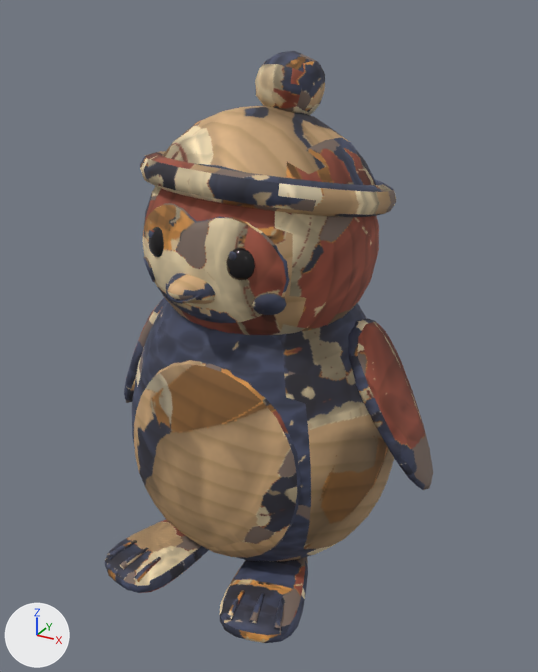
The FBX model models/export/penguin.fbx, before and after one commit.
Rendered twice from a camera (50 mm lens) standing at (2.25, -4.0, 3.57) and looking at (0.06, -0.03, 1.58). Every picture has the same lights, and +X, +Y and +Z are marked at lower left. The first picture is the older version.

Script lines for the objects in view, before the commit:
```python
me_penguin_body = bpy.data.meshes.new('Penguin_Body')
me_penguin_body.from_pydata(...)  # 2664 vertices, 2642 faces; spans x -1.22..1.22, y -1.1..1.03, z 0.0..3.34
me_penguin_body.materials.append(mat_penguin_body_baked)
me_penguin_eyes = bpy.data.meshes.new('Penguin_Eyes')
me_penguin_eyes.from_pydata(...)  # 196 vertices, 192 faces; spans x -0.408..0.329, y -0.732..-0.566, z 2.199..2.422
me_penguin_eyes.materials.append(mat_eyes)  # black #141012
ob_penguin_body = bpy.data.objects.new('Penguin_Body', me_penguin_body)
ob_penguin_body.location = (0.0, 0.0, 0.0)
ob_penguin_eyes = bpy.data.objects.new('Penguin_Eyes', me_penguin_eyes)
ob_penguin_eyes.location = (0.0, 0.0, 0.0)
```
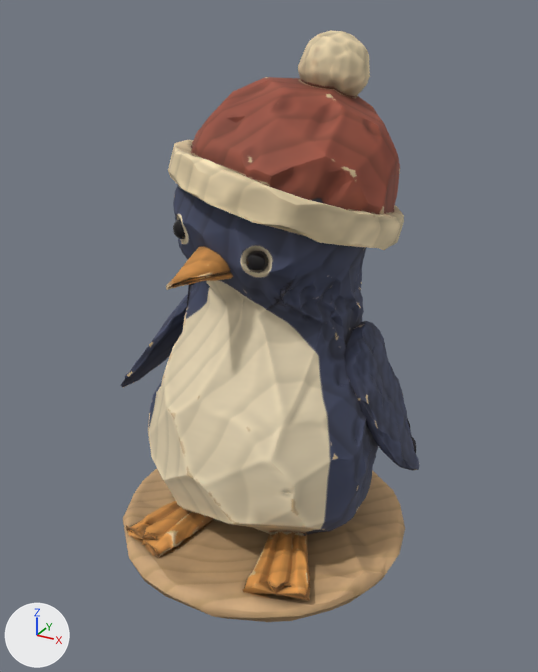
Location of each change, [x1, y1, x2, y2] in pixels of the pictures (538 x 672 px):
'Penguin_Body', reshaped (9% narrower): before [105, 51, 433, 643]; after [120, 30, 419, 622]
'Penguin_Eyes', reshaped (10% narrower): before [149, 227, 255, 281]; after [173, 219, 268, 273]
part 1 of me_penguin_body, rebuilt: before [132, 301, 394, 561]; after [148, 185, 379, 535]
part 2 of me_penguin_body, rebuilt: before [144, 186, 379, 335]; after [168, 140, 404, 250]
part 3 of me_penguin_body, rebuilt: before [139, 151, 396, 217]; after [191, 77, 400, 214]
part 4 of me_penguin_body, rebuilt (11% narrower, 12% shorter): before [349, 319, 433, 490]; after [344, 321, 419, 471]
part 5 of me_penguin_body, rebuilt: before [124, 297, 167, 403]; after [120, 294, 188, 387]
part 6 of me_penguin_body, added (brown): after [123, 469, 405, 622]
part 7 of me_penguin_body, added (orange): after [166, 246, 233, 290]
part 8 of me_penguin_body, added (orange): after [243, 531, 310, 601]
part 9 of me_penguin_body, added (beige): after [298, 30, 370, 97]
part 10 of me_penguin_body, deleted: before [106, 51, 377, 630]
part 11 of me_penguin_body, cut back: before [105, 203, 308, 643]; after [126, 501, 214, 558]
part 12 of me_penguin_eyes, deleted: before [149, 227, 164, 257]
part 13 of me_penguin_eyes, deleted (black): before [226, 248, 255, 281]
part 14 of me_penguin_eyes, added: after [173, 219, 185, 239]
part 15 of me_penguin_eyes, added: after [246, 251, 268, 273]

The change in detail:
me_penguin_body is used by ob_penguin_body; location (0.0, 0.0, 0.0).
me_penguin_body had 2664 vertices, 2642 faces and spanned x -1.22..1.22, y -1.1..1.03, z 0.0..3.34.
me_penguin_body now has 3759 vertices, 7221 faces and spans x -1.33..1.06, y -1.04..1.05, z 0.0..3.45.
me_penguin_body part 1: the loose piece of 386 vertices spanning x -0.95..0.94, y -0.87..0.86, z 0.0..2.23 is rebuilt with 2029 vertices and now spans x -0.8..0.83, y -0.71..0.78, z 0.14..2.71.
me_penguin_body part 2: the loose piece of 386 vertices spanning x -0.75..0.75, y -0.73..0.69, z 1.56..2.92 is rebuilt with 240 vertices and now spans x -0.71..0.84, y -0.54..0.93, z 2.18..2.81.
me_penguin_body part 3: the loose piece of 192 vertices spanning x -0.78..0.82, y -0.71..0.79, z 2.38..2.79 is rebuilt with 289 vertices and now spans x -0.6..0.77, y -0.44..0.86, z 2.26..3.18.
me_penguin_body part 4: the loose piece of 98 vertices spanning x 0.62..1.22, y -0.23..0.31, z 0.72..1.78 is rebuilt with 202 vertices and now spans x 0.57..1.06, y -0.06..0.49, z 0.65..1.7.
me_penguin_body part 5: the loose piece of 98 vertices spanning x -1.22..-0.62, y -0.23..0.31, z 0.72..1.78 is rebuilt with 202 vertices and now spans x -1.33..-0.59, y -0.11..0.43, z 0.81..1.71.
me_penguin_body part 6: a new loose piece of 212 vertices spanning x -1.05..1.04, y -1.04..1.05, z 0.0..0.19, in mat_penguin_body_baked.
me_penguin_body part 7: a new loose piece of 178 vertices spanning x -0.25..0.04, y -0.76..-0.26, z 2.07..2.3, in mat_penguin_body_baked.
me_penguin_body part 8: a new loose piece of 132 vertices spanning x 0.21..0.73, y -0.86..-0.1, z 0.18..0.33, in mat_penguin_body_baked.
me_penguin_body part 9: a new loose piece of 115 vertices spanning x 0.03..0.48, y 0.22..0.67, z 3.02..3.45, in mat_penguin_body_baked.
me_penguin_body part 10: 12 loose pieces with 491 vertices, spanning x -0.68..0.72, y -1.07..0.7, z 0.13..3.34, are deleted.
me_penguin_body part 11: 914 vertices removed from x -0.72..0.72, y -1.1..-0.15, z 0.01..2.56; 127 vertices added at x -0.73..-0.21, y -0.85..-0.11, z 0.17..0.32.
Other edits to the shape of me_penguin_body do not show in these pictures.
me_penguin_eyes is used by ob_penguin_eyes; location (0.0, 0.0, 0.0).
me_penguin_eyes had 196 vertices, 192 faces and spanned x -0.408..0.329, y -0.732..-0.566, z 2.199..2.422.
me_penguin_eyes now has 112 vertices, 108 faces and spans x -0.455..0.27, y -0.492..-0.235, z 2.172..2.375.
me_penguin_eyes part 12: 98 vertices removed from x -0.408..-0.243, y -0.694..-0.566, z 2.229..2.422.
me_penguin_eyes part 13: 98 vertices removed from x 0.16..0.329, y -0.732..-0.608, z 2.199..2.392.
me_penguin_eyes part 14: 56 vertices added at x -0.455..-0.332, y -0.358..-0.235, z 2.252..2.375.
me_penguin_eyes part 15: 56 vertices added at x 0.147..0.27, y -0.492..-0.369, z 2.172..2.295.
